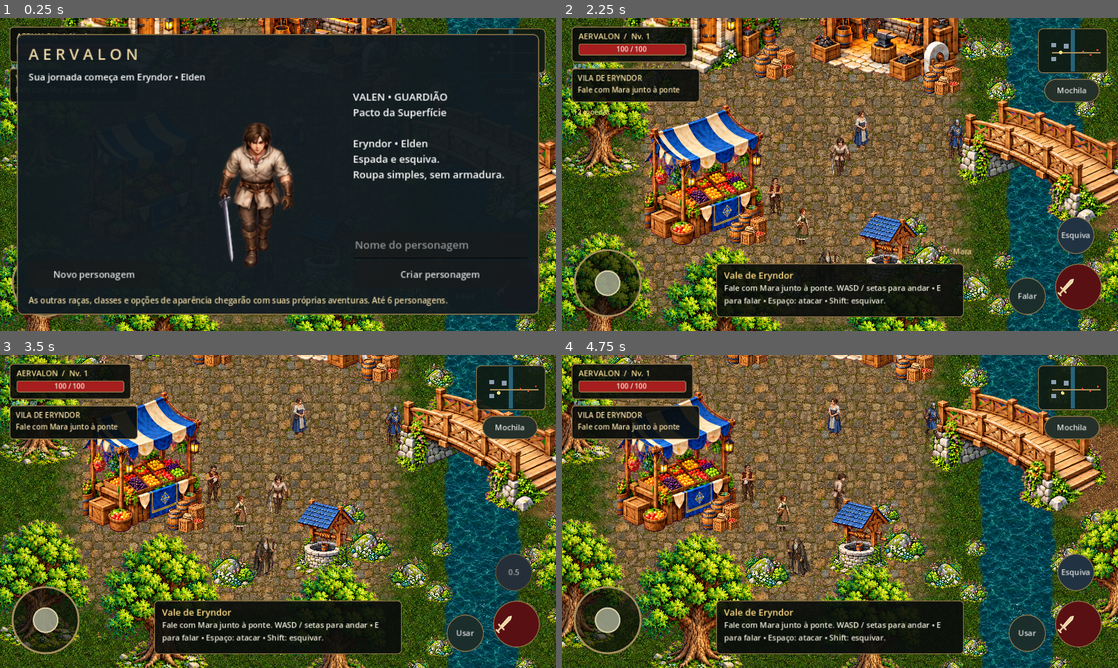
Above: before the commit, frames 1-4 (two rows, left to right).
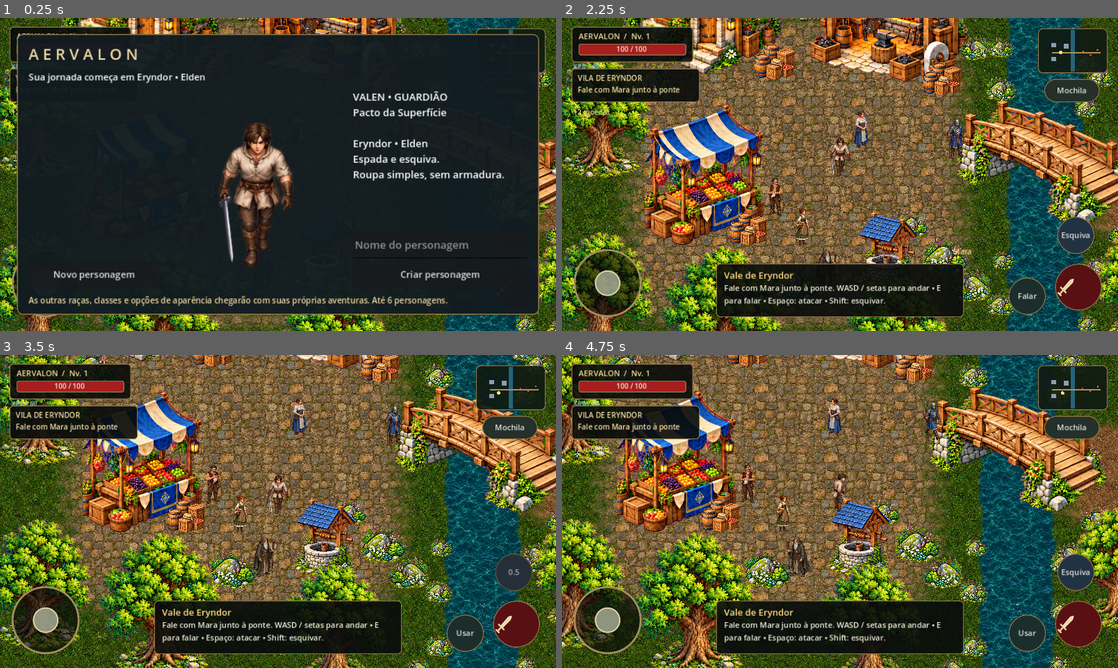
Above: after the commit, the same moments.

Repository: Surgaj/Aervalon
Game: Godot game, scene res://scenes/world/eryndor.tscn
Two runs of this game, one before a commit and one after it. Both use one fixed random seed, a clock stepped at 60 frames per second and the inputs below.
Inputs (mouse positions are in pixels of both pictures, inside the frame that each line leads up to):
- Up to frame 1 (0.25 s): no input
- Up to frame 2 (2.25 s): click (1001, 246) at 0.52 s; type "Alex" at 0.6 s; click (1079, 287) at 1.27 s; click "Entrar em Eryndor" at 2 s
- Up to frame 3 (3.5 s): click "Esquiva" at 2.75 s
- Up to frame 4 (4.75 s): tap Enter at 3.5 s; move the mouse to (962, 495) at 3.52 s; hold D (move_right) 3.53-4.25 s; tap Space (attack) at 3.6 s; click (962, 495) at 3.67 s; drag from (728, 527) to (812, 574) at 4.27 s

The runs differ from the first frame. In frame 2, 0.6% of the frame differs, in the area x 62-74%, y 70-82%; in frame 3, 0.9%; in frame 4, 0.9%, in the area x 57-69%, y 54-67%.

Commit message:
fix: leave readable clearance for walking beside Eryndor well

Diff:
--- a/scripts/world_art_v2.gd
+++ b/scripts/world_art_v2.gd
@@ -33,7 +33,7 @@
 	prop("supplies",Vector2(798,445),70,Vector2(45,28))
 	prop("supplies",Vector2(441,721),70,Vector2(45,28))
 	prop("flowers",Vector2(271,450),83,Vector2.ZERO)
-	prop("flowers",Vector2(780,777),88,Vector2.ZERO)
+	prop("flowers",Vector2(805,777),88,Vector2.ZERO)
 	prop("flowers",Vector2(527,825),92,Vector2.ZERO)
 	# Trees frame routes and offer deliberate front/back occlusion test points.
 	for point in [Vector2(150,270),Vector2(155,600),Vector2(150,940),Vector2(380,980),Vector2(700,1010),Vector2(820,265),V …(251 unchanged characters)…
Not shown, changed: tests/browser/smoke.cjs
